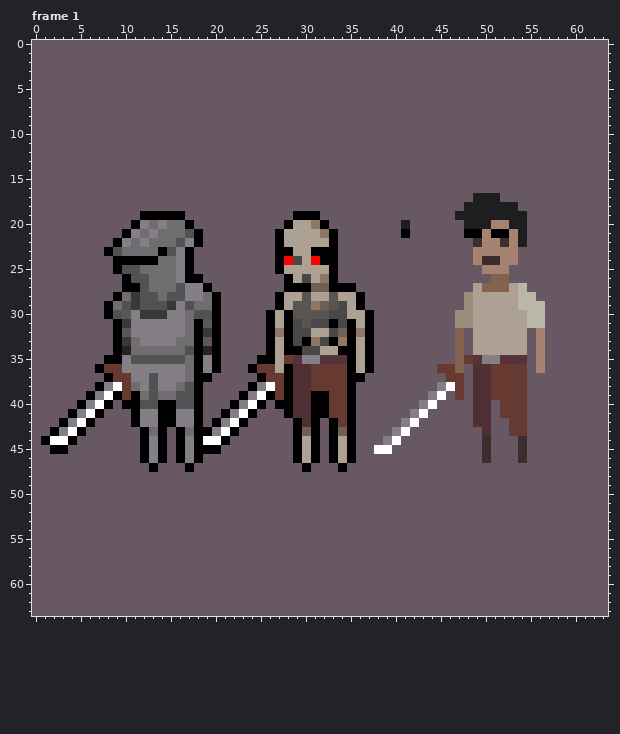
Pixel-art file, stored at assets/aseprite/experiments/skeleton_experiments.aseprite. The picture above was drawn from the file before the commit.
64x64 pixels, 2 frames. Colours within 5 levels of each other are drawn and written as one. Shown: frame 1.
After:
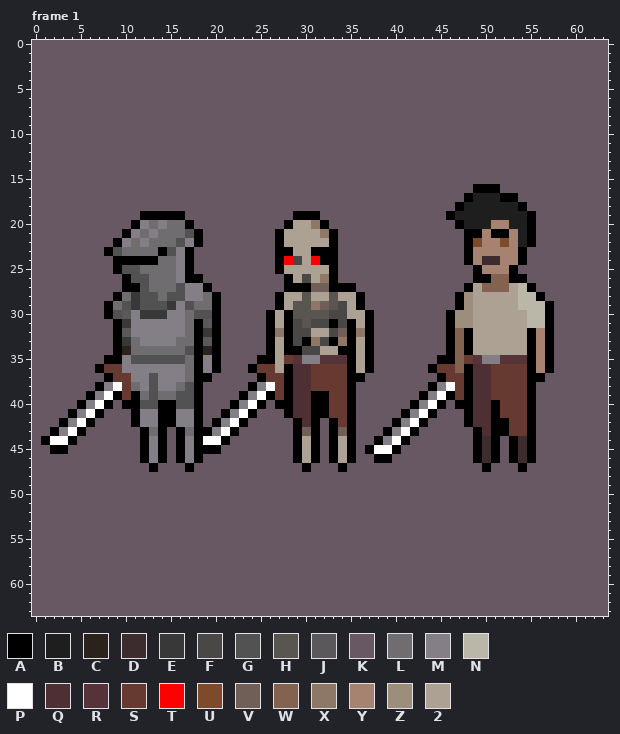
Palette (. is transparent): A #000000  B #1e1e1e  C #2b211d  D #3d2c2e  E #383838  F #494846  G #525252  H #595652  J #5a585b  K #685863  L #6f6d70  M #847e87  N #bab6a8  P #ffffff  Q #4e2f33  R #563239  S #663931  T #ff0000  U #7d4a2b  V #705f57  W #836250  X #8f7765  Y #a58370  Z #9c8e7a  2 #ada194
Changes in this commit:
Frame 1, layers "Flattened", "bg/outline", "bg/bg":
The edit turns colour K into colour A in row 16 at x 49 to 51; in row 17 at x 48 and 52 to 53; in row 18 at x 47 and 54; in row 19 at x 46 and 55; in row 20 at x 47 and 55; in row 21 at x 55.
The edit turns colour K into colour A in row 22 at x 48 and 55; in rows 23 to 24 at x 48 and 54; in row 25 at x 49 and 53; in row 26 at x 49 to 50 and 53 to 54; in row 27 at x 48 and 55; in row 28 at x 47 and 56.
The edit turns colour K into colour A in row 29 at x 47 and 57; in rows 30 to 31 at x 46 and 57; in rows 32 to 34 at x 46, 48, 55 and 57; in row 35 at x 45 to 46, 55 and 57; in row 36 at x 44, 48, 55 and 57; in row 37 at x 45, 48 and 55 to 56.
The edit turns colour K into colour A in row 38 at x 44, 48 and 55; in row 39 at x 43, 46, 48 and 55; in row 40 at x 42, 45, 47 to 48, 51 and 55; in row 41 at x 41, 44, 48, 51 and 55; in row 42 at x 40, 43, 48, 51 to 52 and 55; in row 43 at x 39, 42, 49, 51 to 52 and 55.
The edit turns colour K into colour A in row 44 at x 38, 41, 49, 51, 53 and 55; in row 45 at x 37, 40, 49, 51, 53 and 55; in row 46 at x 38 to 39, 49, 51, 53 and 55; in row 47 at x 50 and 54.
The edit turns colour A into colour K in row 21 at x 41.
The edit turns colour B into colour K in row 20 at x 41.
The edit turns colour D into colour U in row 22 at x 49 and 52.
Where, in picture pixels (left, top, right, bottom), the same in both pictures:
changed: (365, 184, 554, 472)
